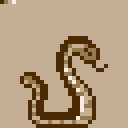
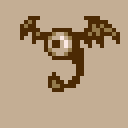
Layers edited between the first and the second 128×128 image:
hid "colors", painted on it over [0, 0, 16, 4]
removed layer "Layer 2" over [32, 36, 92, 120]
hid "snake", painted on it over [20, 36, 108, 128]
showed "eyebat", painted on it over [20, 16, 120, 92]
